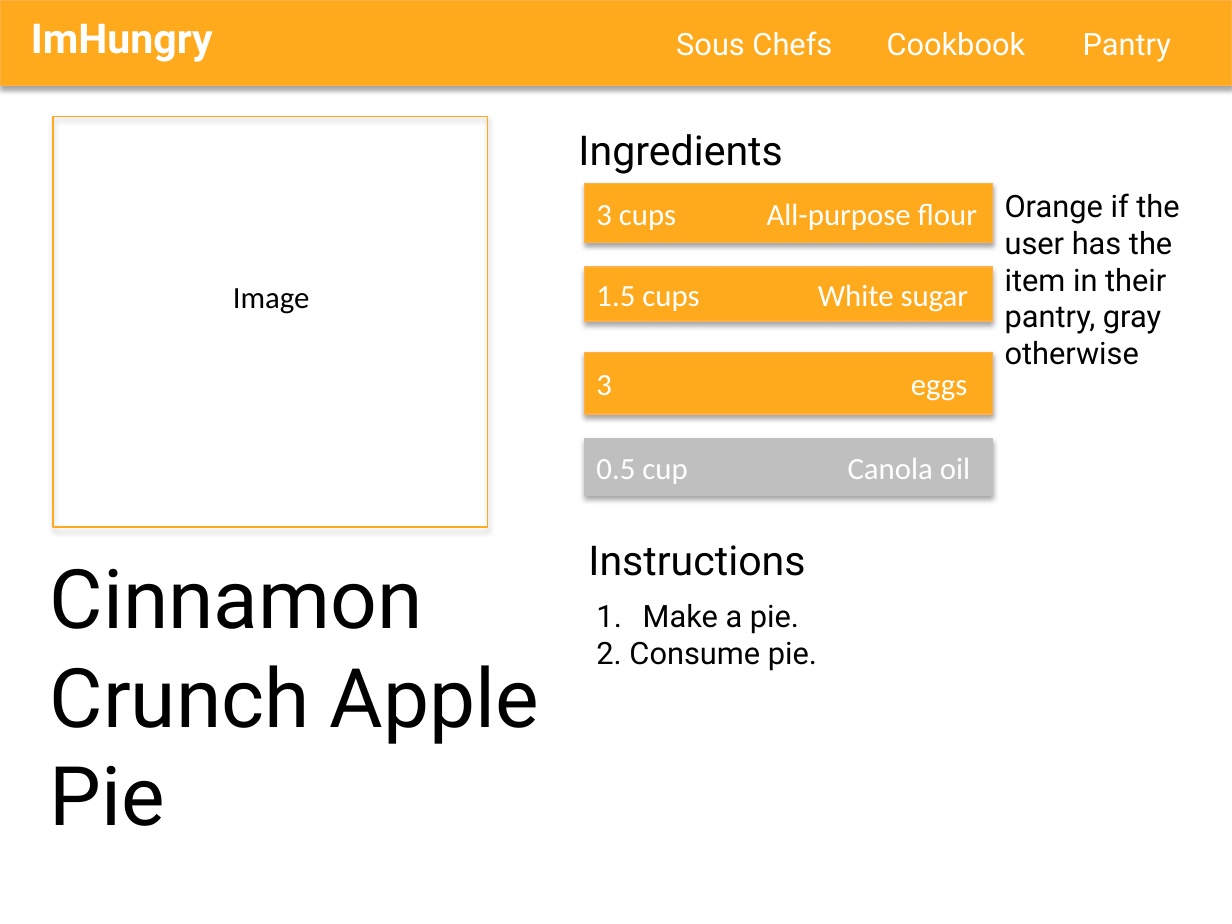
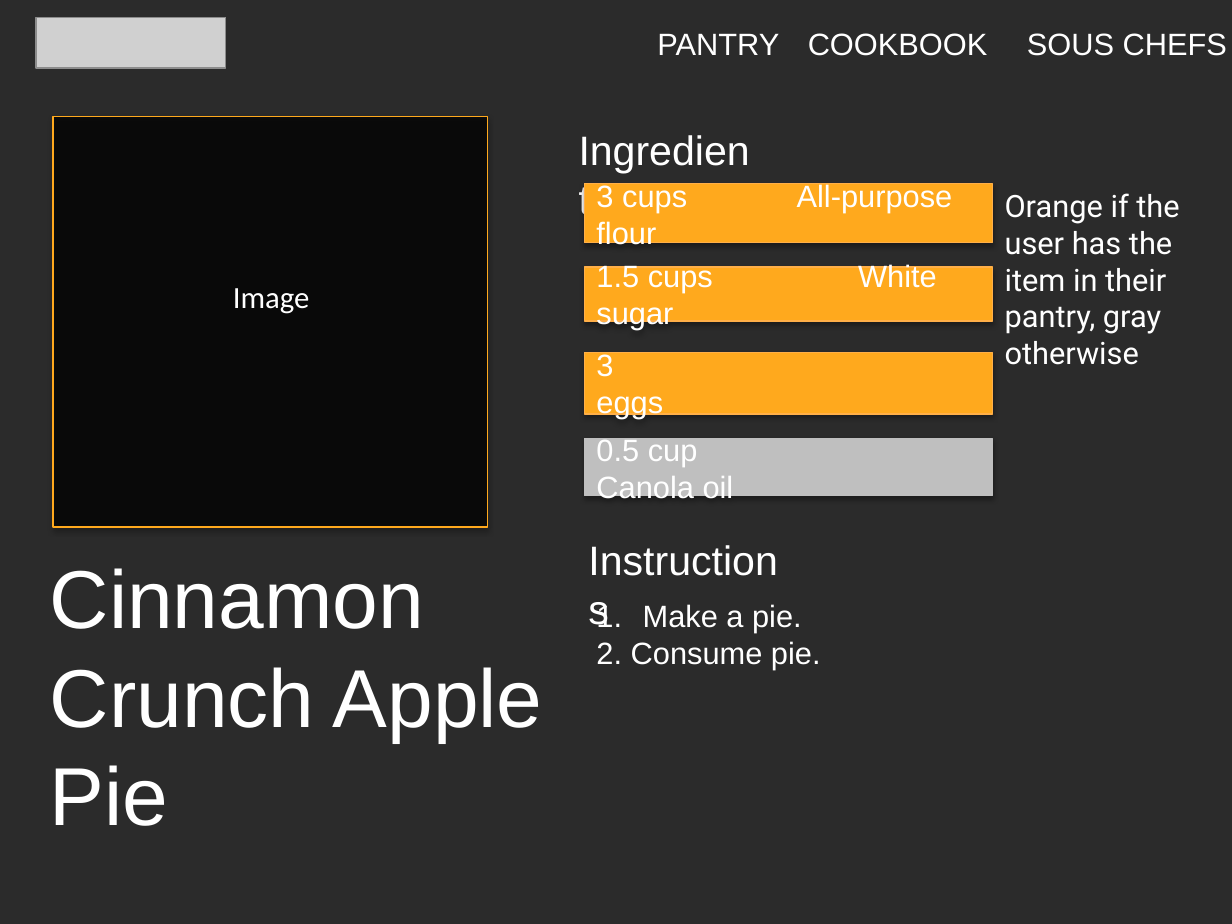
Before and after one commit to chieni/imhungry, a slide deck: slide 14 of ui-design.pptx. Drawn at 1232x924 pixels with LibreOffice and Linux fonts; fonts in the diff are those of the drawing; grey boxes stand for pictures; background and template pictures are left out; a plain dark background stands for a picture behind light text. Boxes give left, top, right and bottom in pixels: in the first picture for what was removed or moved away, otherwise in the second. Text is boxed around its words. In the diff, an @@ line names an element or a change of style, - is before the commit and + after.

```diff
--- a/ui-design.pptx
+++ b/ui-design.pptx
@@ background #FFFFFF to picture (left out) @@
@@ rectangle removed at bbox=[0, 0, 1232, 85] @@
@@ text removed at bbox=[31, 23, 213, 62] @@
-ImHungry
@@ picture added at bbox=[36, 17, 225, 68] @@
@@ text at bbox=[657, 34, 779, 55]: text changed; font Roboto to Arial @@
-Pantry
+PANTRY
@@ text at bbox=[808, 33, 988, 56]: text changed; font Roboto to Arial @@
-Cookbook
+COOKBOOK
@@ text at bbox=[1027, 33, 1227, 56]: text changed; font Roboto to Arial @@
-Sous Chefs
+SOUS CHEFS
@@ rectangle at bbox=[53, 116, 488, 526]: fill none to #000000 at 70% opacity @@
@@ font Roboto to Arial, text colour #000000 to #FFFFFF in 4 elements at bbox=[50, 568, 543, 826], bbox=[596, 604, 821, 670], bbox=[577, 529, 793, 590], bbox=[567, 118, 772, 180] @@
@@ text "Orange if the user has ..." at bbox=[1005, 193, 1179, 365]: text colour #000000 to #FFFFFF @@
@@ text "Image" at bbox=[233, 288, 310, 314]: text colour #000000 to #FFFFFF @@
@@ font Calibri to Arial in 4 elements at bbox=[584, 184, 992, 243], bbox=[584, 267, 992, 322], bbox=[584, 352, 992, 414], bbox=[584, 439, 992, 495] @@
```
Also in this commit, not shown: 13 other slides changed, 1 slide added, 1 other file.
